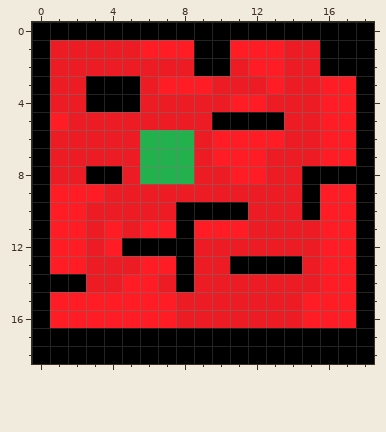
Pixel-art sprite: PacMan/Content/pacmanmap.png. The first picture shows the starting point.
The file is 19x19 pixels.
After:
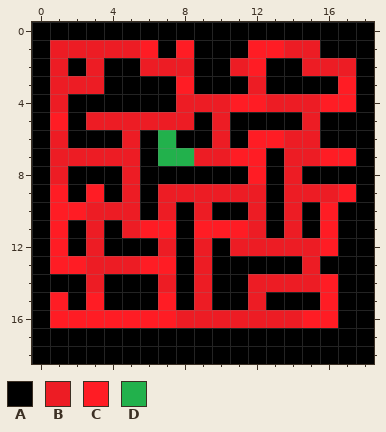
Palette (. is transparent): A #000000  B #ed1c24  C #ff1c24  D #22b14c
Edits made:
Changed rows in their new state; - is an unchanged pixel.
first column x 2:
 1 -----A---A------
 2 A-AA-------AA-BB
 3 -B--AA-AAA-AAAA-
 4 A---AA----------
 5 A------AB---A-AA
 6 AAA-A-AABA----AA
 7 ----A---B--A----
 8 A---AAAAAA-A----
 9 A-A-A------A-BB-
10 ----A--B---A---A
11 A-A--------A-A-A
12 A-A--B--A------A
13 --------A-----AA
14 --AAA---AA-----A
15 A-AAA-A-AA-AAA-A
16 ---------------A
